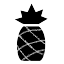
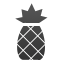
Layered file, before and after one edit (64x64). Changes by layer:
added layer "Layer #1" above "Layer" over [15, 3, 48, 60]
painted on "Layer" over [15, 3, 48, 61]
